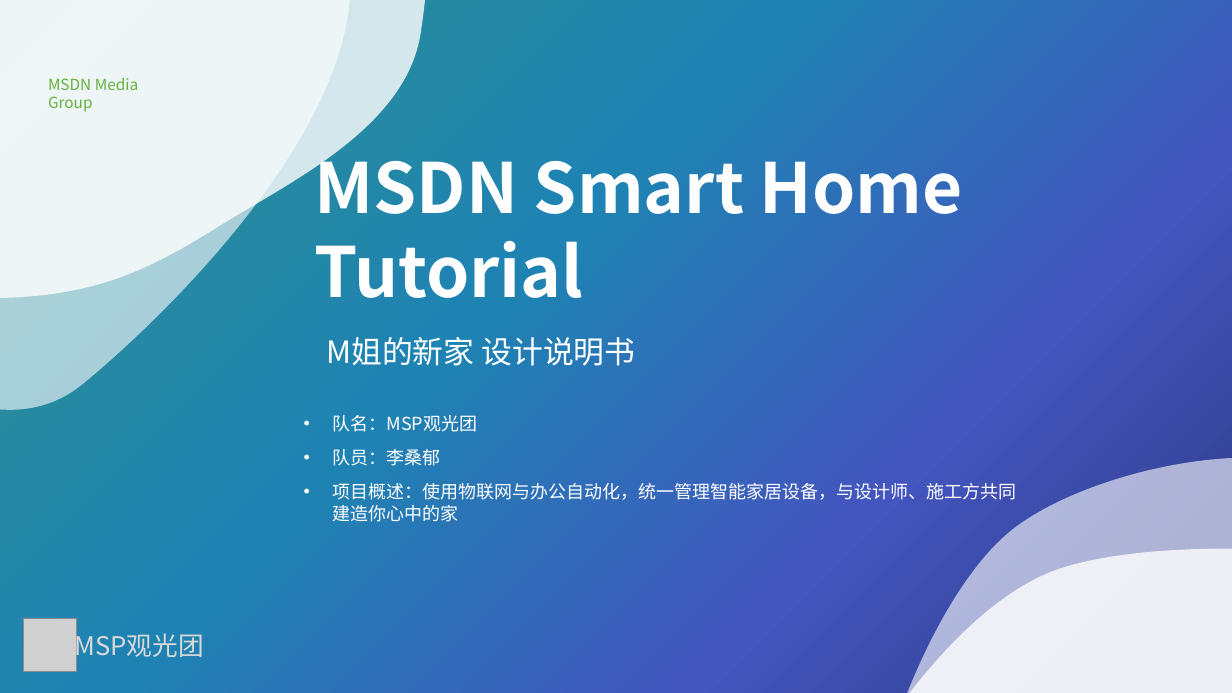
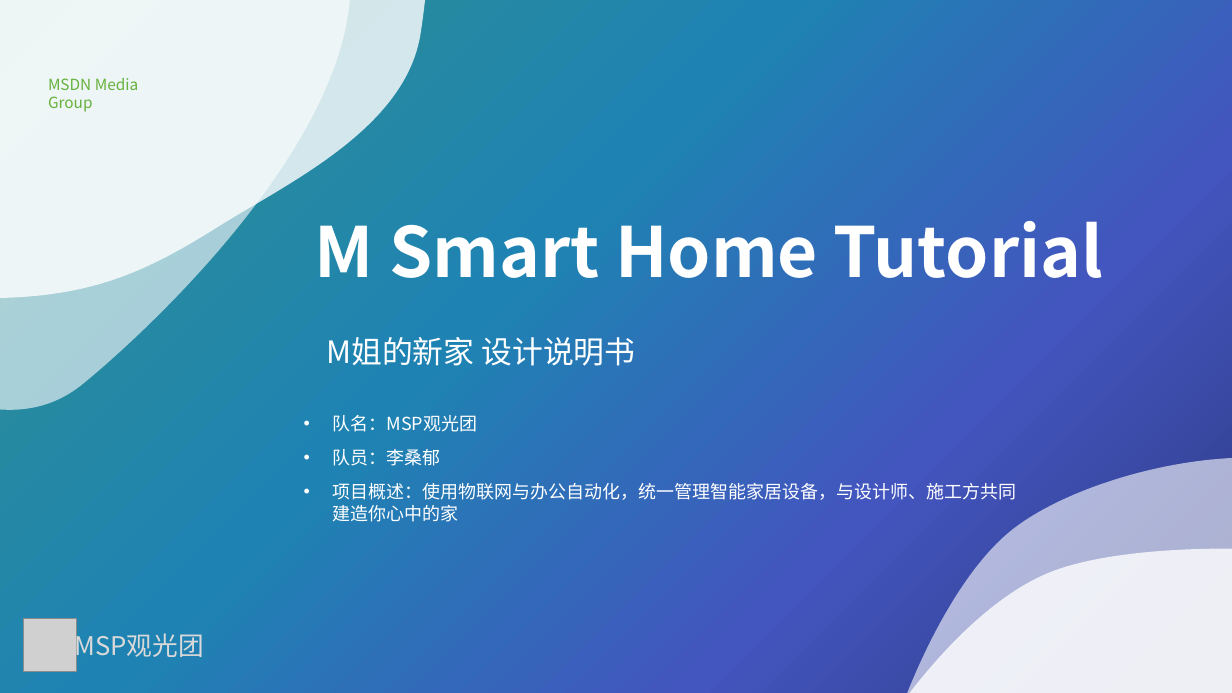
Before and after one commit to SylvesterLi/MSDNHackShanghai, a slide deck: slide 1 of MSDNHome.pptx. Drawn at 1232x693 pixels with LibreOffice and Linux fonts; fonts in the diff are those of the drawing; grey boxes stand for pictures. Boxes give left, top, right and bottom in pixels: in the first picture for what was removed or moved away, otherwise in the second. Text is boxed around its words. In the diff, an @@ line names an element or a change of style, - is before the commit and + after.

```diff
--- a/MSDNHome.pptx
+++ b/MSDNHome.pptx
@@ text at bbox=[314, 221, 1103, 278]: text changed @@
-MSDN Smart Home Tutorial
+M Smart Home Tutorial
```
Also in this commit, not shown: 1 other slide changed, 6 other files.
